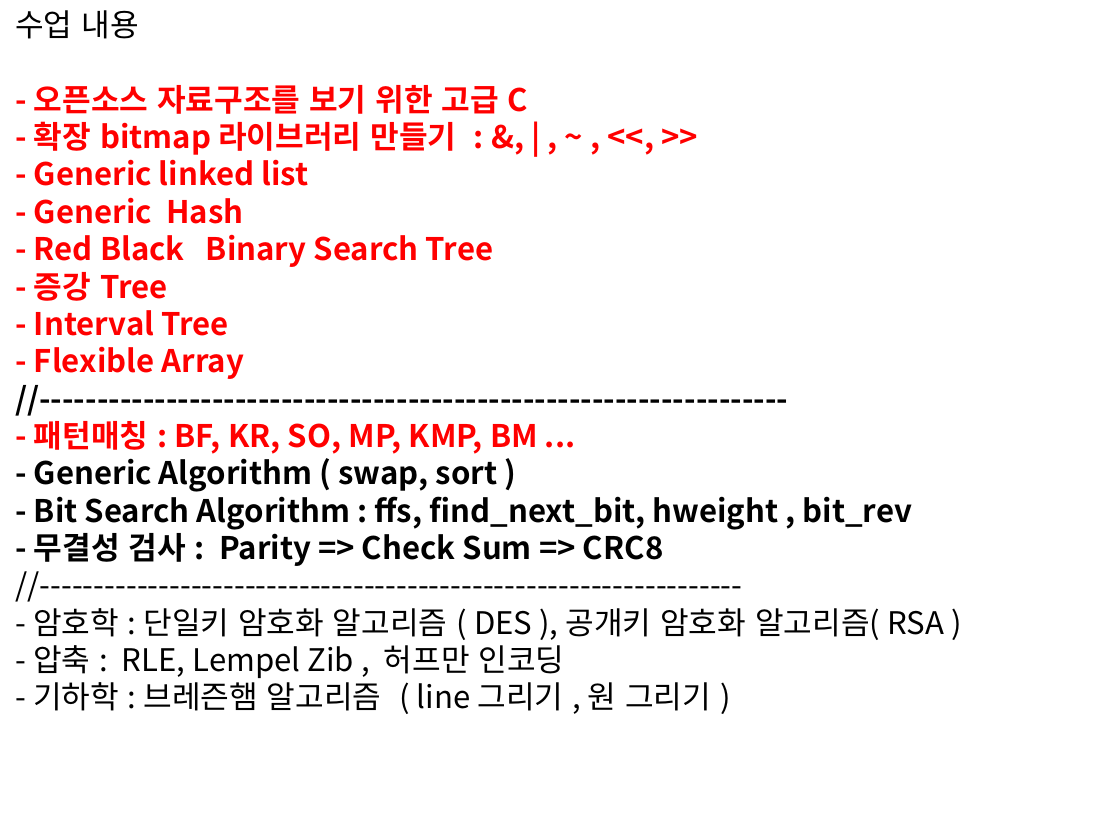
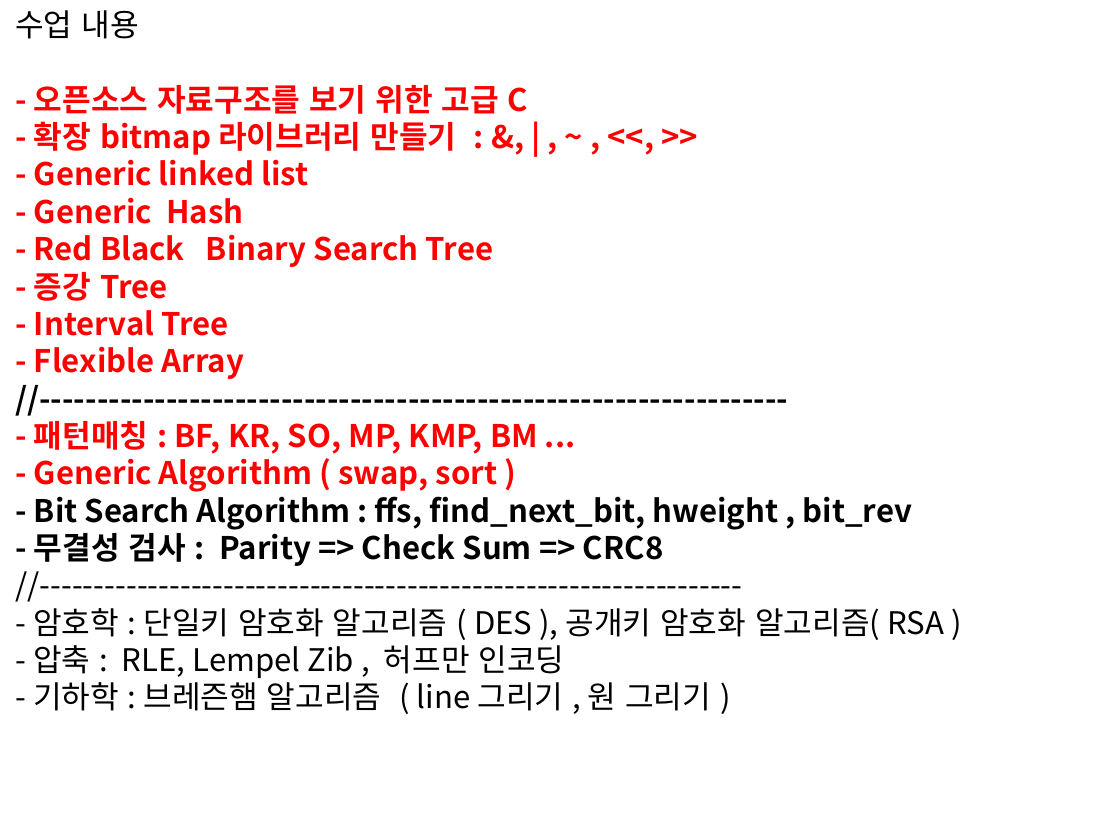
Before and after one commit to chisun-joung/osdsalgo_c, a slide deck: slide 2 of 04_day.pptx. Drawn at 1120x840 pixels with LibreOffice and Linux fonts; fonts in the diff are those of the drawing. Boxes give left, top, right and bottom in pixels: in the first picture for what was removed or moved away, otherwise in the second. Text is boxed around its words. In the diff, an @@ line names an element or a change of style, - is before the commit and + after.

Commit message:
sort swap

```diff
--- a/04_day.pptx
+++ b/04_day.pptx
@@ text at [34,453,498,492]: text colour #000000 to #FF0000 in "- Generic Algorithm ( swap, sort )" @@
```
Also in this commit, not shown: 4 slides added, 2 other files.
